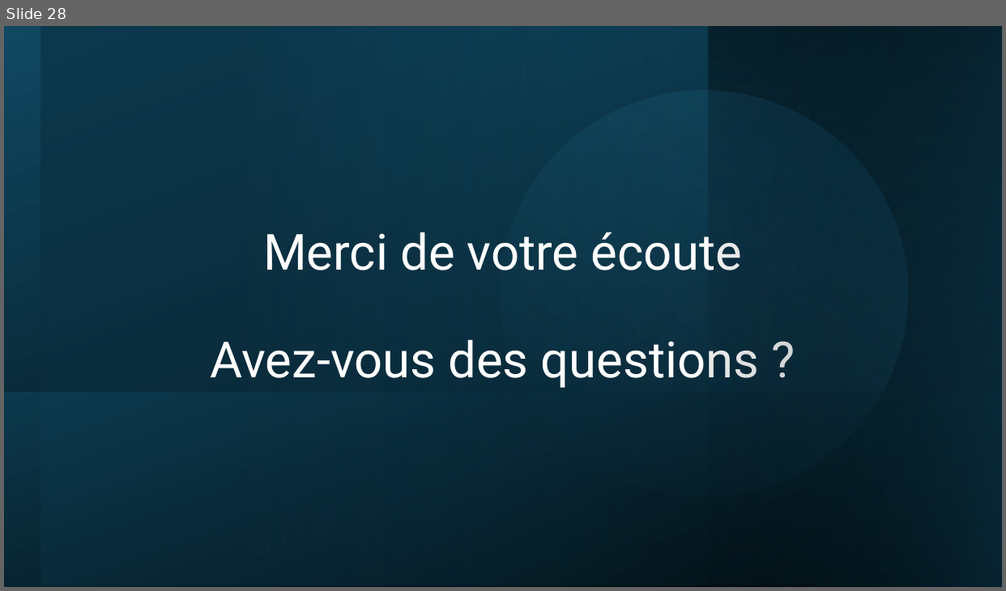
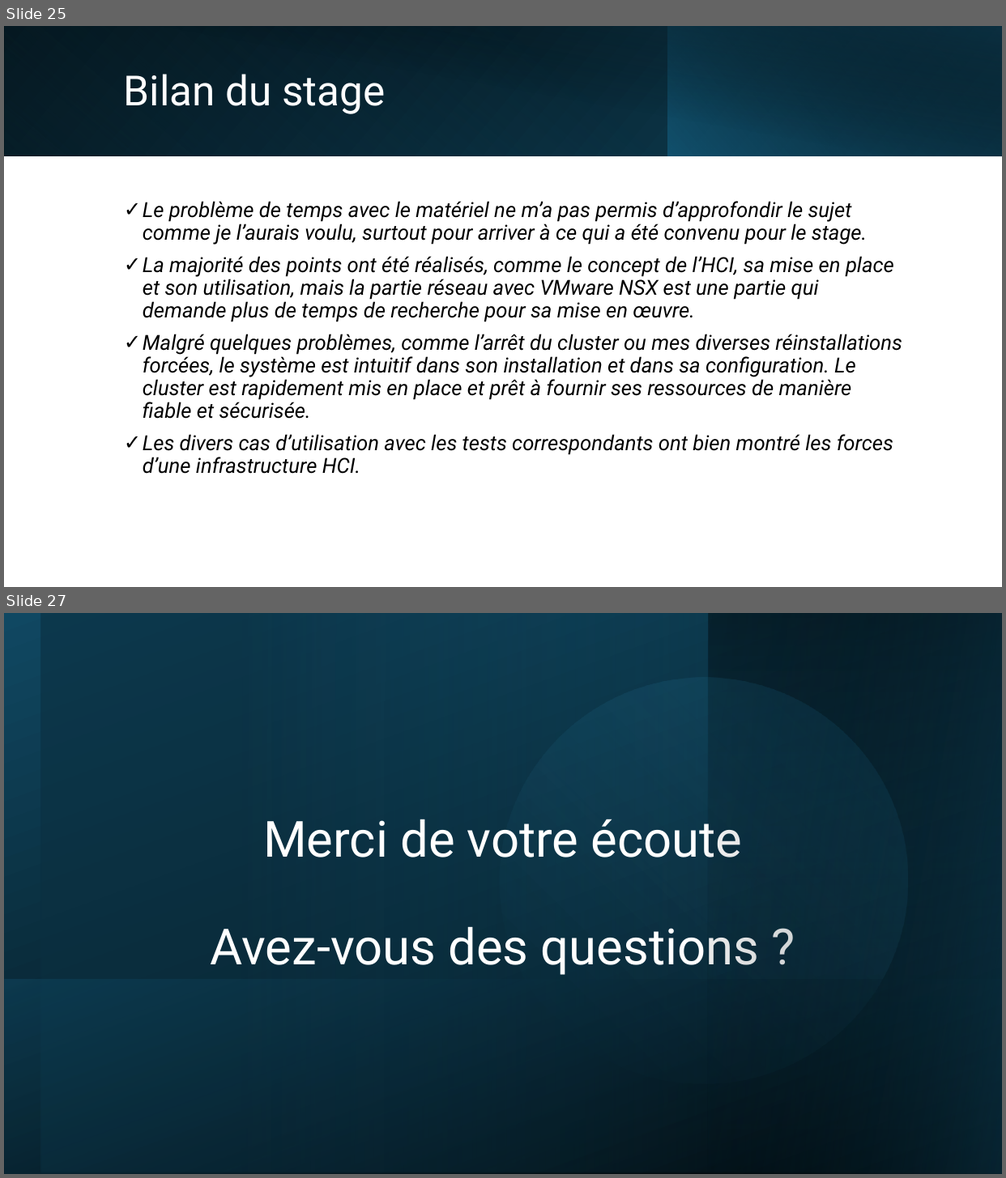
Before and after one commit to Vinc1347900/Stage_Henallux, a slide deck: TFE/DHAIMI_Vincent_PP_TFE.pptx. Shown one above the other, each under a label of ours: slide 28 before the commit, slides 25 and 27 after it; the slides between them are not shown. The pictures are 1006x591 and 1006x1178 pixels, drawn with LibreOffice and Linux fonts; fonts in the diff are those of the drawing. Boxes give left, top, right and bottom in pixels: in the first picture for what was removed or moved away, otherwise in the second. Text is boxed around its words. In the diff, an @@ line names an element or a change of style, - is before the commit and + after.

```diff
--- a/TFE/DHAIMI_Vincent_PP_TFE.pptx
+++ b/TFE/DHAIMI_Vincent_PP_TFE.pptx
@@ slide 25 added at [4,26,1002,587], background #FFFFFF @@
@@ rectangle added at [4,26,1002,156], fill gradient #000000 to #104862 @@
@@ rectangle added at [4,26,669,156], fill gradient #156082 to #0B3041 @@
@@ rectangle added at [41,26,1002,157], fill gradient #000000 to #0B3041 @@
@@ rectangle added at [668,26,1002,156], fill gradient #156082 to #000000 @@
@@ title added at [124,74,385,114], 40 pt, text #FFFFFF @@
+Bilan du stage
@@ text added at [143,201,902,474], 20 pt, text #000000, italic @@
+✓ Le problème de temps avec le matériel ne m’a pas permis d’approfondir le sujet comme je l’aurais voulu, surtout pour arriver à ce qui a été convenu pour le stage.
+✓ La majorité des points ont été réalisés, comme le concept de l’HCI, sa mise en place et son utilisation, mais la partie réseau avec VMware NSX est une partie qui demande plus de temps de recherche pour sa mise en œuvre.
+✓ Malgré quelques problèmes, comme l’arrêt du cluster ou mes diverses réinstallations forcées, le système est intuitif dans son installation et dans sa configuration. Le cluster est rapidement mis en place et prêt à fournir ses ressources de manière fiable et sécurisée.
+✓ Les divers cas d’utilisation avec les tests correspondants ont bien montré les forces d’une infrastructure HCI.
@@ what was slide 28 is now slide 27 @@
```
Also in this commit, not shown: 11 slides changed, 3 other slides added, 5 slides removed, 4 other files.
